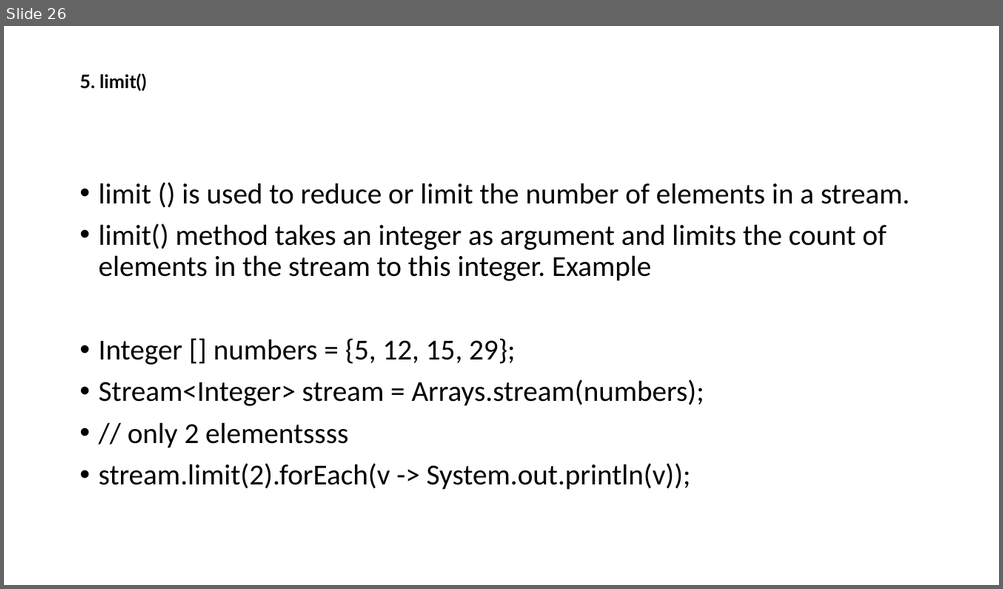
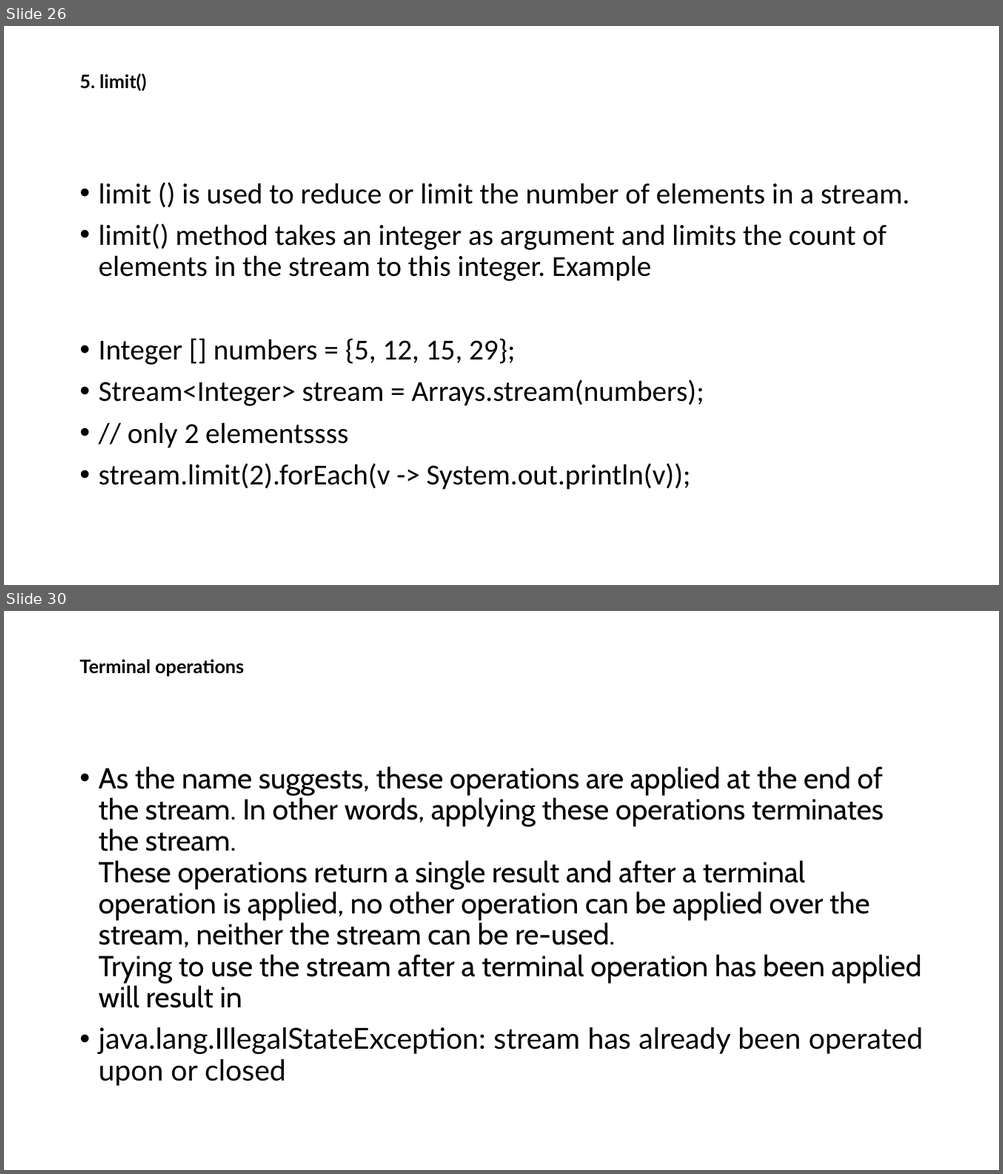
Before and after one commit to thinkervipulsrivastava/Life, a slide deck: Java8.pptx. Shown one above the other, each under a label of ours: slide 26 before the commit, slides 26 and 30 after it; the slides between them are not shown. The pictures are 1003x589 and 1003x1174 pixels, drawn with LibreOffice and Linux fonts; fonts in the diff are those of the drawing. Boxes give left, top, right and bottom in pixels: in the first picture for what was removed or moved away, otherwise in the second. Text is boxed around its words. In the diff, an @@ line names an element or a change of style, - is before the commit and + after.

```diff
--- a/Java8.pptx
+++ b/Java8.pptx
@@ slide 30 added at bbox=[4, 611, 999, 1170], background #FFFFFF @@
@@ title added at bbox=[79, 659, 244, 677], 18 pt, text #000000, bold @@
+Terminal operations
@@ text added at bbox=[99, 766, 922, 1086], 28 pt, text #000000 @@
+• As the name suggests, these operations are applied at the end of the stream. In other words, applying these operations terminates the stream.
+  These operations return a single result and after a terminal operation is applied, no other operation can be applied over the stream, neither the stream can be re-used.
+  Trying to use the stream after a terminal operation has been applied will result in
+• java.lang.IllegalStateException: stream has already been operated upon or closed
```
Also in this commit, not shown: 3 slides changed, 17 other slides added, 4 other files.
